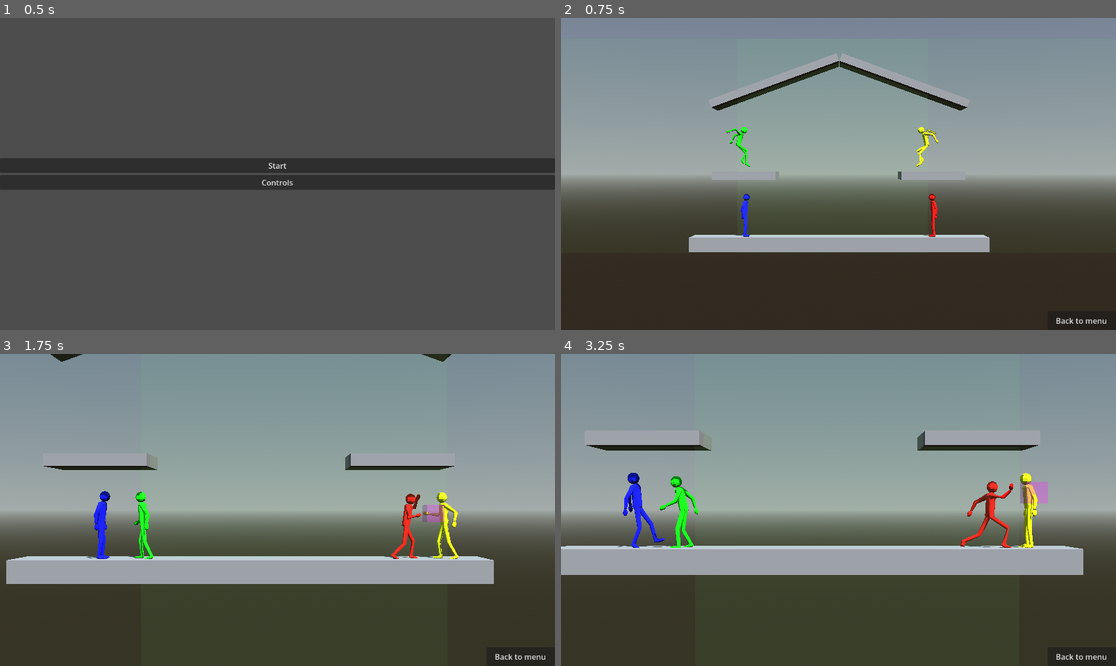
Above: before the commit, frames 1-4 (two rows, left to right).
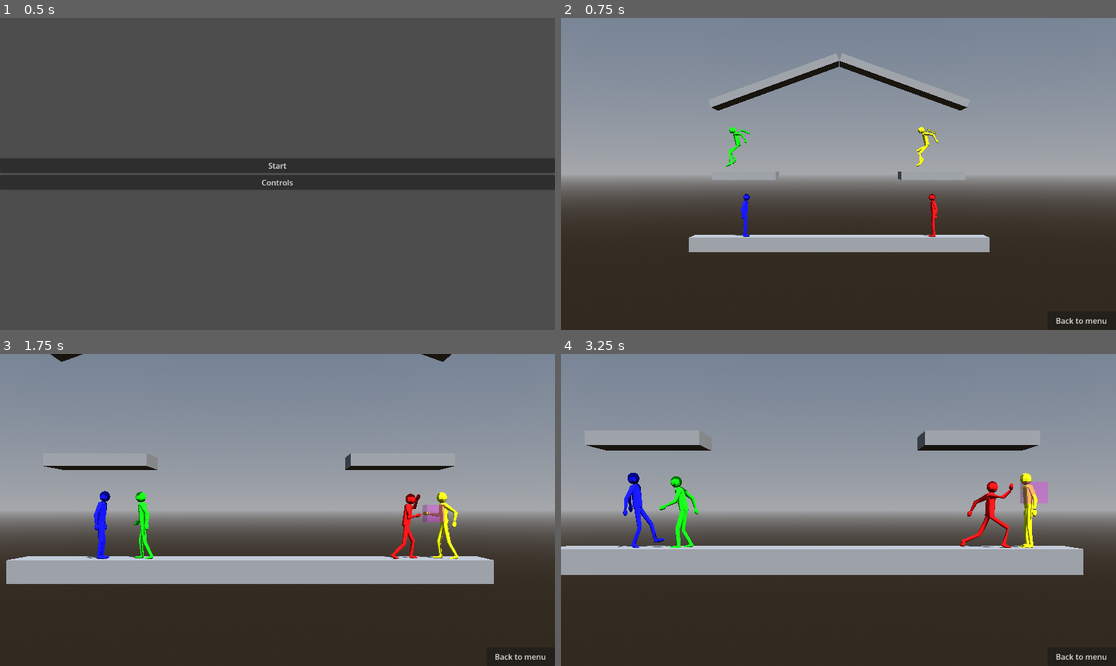
Above: after the commit, the same moments.

Repository: CocoMarck/SuperSmashTux
Game: Godot game, scene res://scenes/main.tscn
Two runs of this game, one before a commit and one after it. Both use one fixed random seed, a clock stepped at 60 frames per second and the inputs below.
Inputs (mouse positions are in pixels of both pictures, inside the frame that each line leads up to):
- Up to frame 1 (0.5 s): no input
- Up to frame 2 (0.75 s): click "Start" at 0.5 s
- Up to frame 3 (1.75 s): tap Enter at 1.25 s; move the mouse to (399, 494) at 1.27 s; hold Right (player1_move_right) from 1.28 s (still down); tap K (player1_attack) at 1.35 s; click (399, 494) at 1.42 s; tap / (player1_jump) at 1.52 s
- Up to frame 4 (3.25 s): tap / (player1_jump) at 1.82 s; release Right (player1_move_right) at 2 s; drag from (727, 525) to (810, 572) at 2.02 s; move the mouse to (894, 441) at 2.77 s; hold Right (player1_move_right) from 2.78 s (still down); tap L (player1_power_attack) at 2.85 s

Frame 1 is identical in both runs. In frame 2, 0.2% of the frame differs, in the area x 29-35%, y 34-71%; in frame 3, less than 0.1%; in frame 4, less than 0.1%.

Commit message:
Cajas de deteccion de npc ocultadas

Diff:
--- a/scenes/levels/map1.tscn
+++ b/scenes/levels/map1.tscn
@@ -127,4 +127,3 @@
 transform = Transform3D(1, 0, 0, 0, 1, 0, 0, 0, 1, -4, 1.5, 0)
 gizmo_extents = 0.5
 script = ExtResource("5_eryo2")
-init_looking_at_right = true
--- a/scripts/characters/npc.gd
+++ b/scripts/characters/npc.gd
@@ -24,6 +24,13 @@
 var _pin_walk = false
 
 # Rango de vista del NPC.
+# Debug: muestra/oculta la caja verde del área de detección.
+@export var show_detection_area : bool = false:
+	set(value):
+		show_detection_area = value
+		if _detection_mesh:
+			_detection_mesh.visible = value
+var _detection_mesh : MeshInstance3D
 var _detection_area : Area3D
 var _detection_counter : float = 0
 var _detection_interval: float = 0.1
@@ -410,6 +417,8 @@
 	mesh.size = box.size
 
 	mesh_instance.mesh = mesh
+	mesh_instance.visible = show_detection_area
+	_detection_mesh = mesh_instance
 	_detection_area.add_child(mesh_instance)
 
 	# Detection area | Material
Renamed: scripts/physics/area_gravity_3d.gd -> scripts/combat/area_gravity_3d.gd
Renamed: scripts/physics/area_gravity_3d.gd.uid -> scripts/combat/area_gravity_3d.gd.uid
Not shown, changed: docs/changelog.md
Not shown, changed: docs/combate/hitbox.md
Not shown, changed: docs/estructura.md
